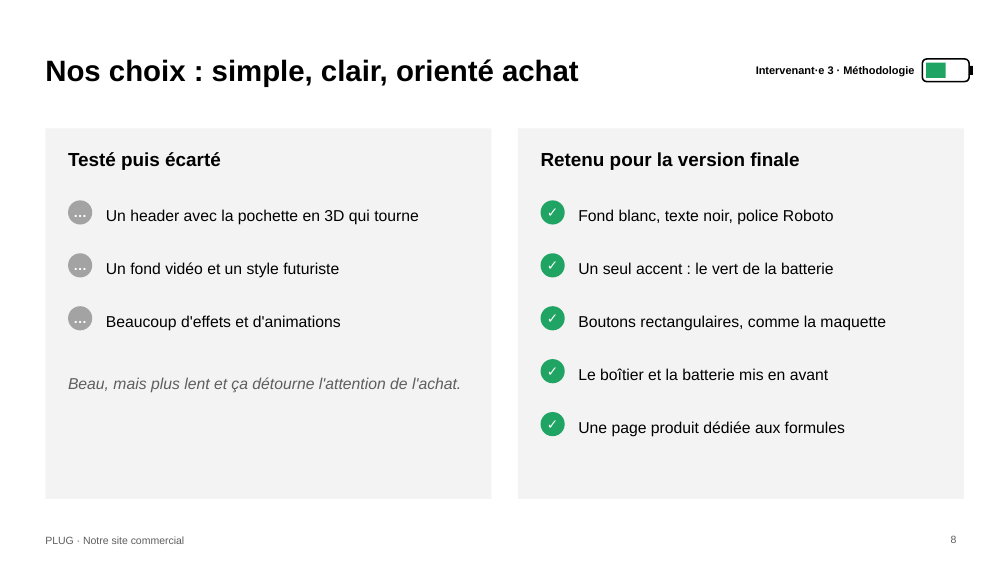
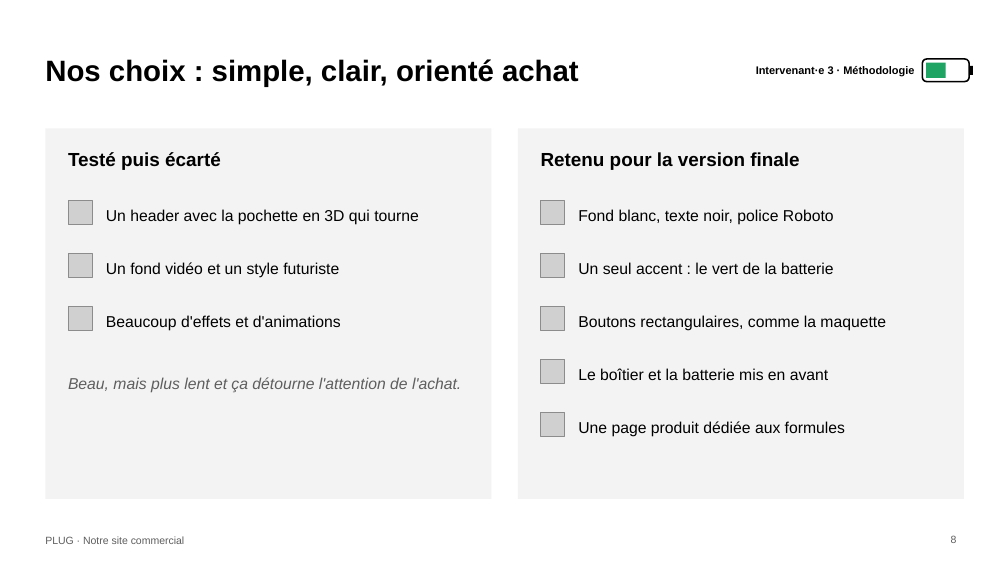
Before and after one commit to saytam19/test, a slide deck: slide 8 of presentation/PLUG_Presentation.pptx. Drawn at 1008x567 pixels with LibreOffice and Linux fonts; fonts in the diff are those of the drawing; grey boxes stand for pictures. Boxes give left, top, right and bottom in pixels: in the first picture for what was removed or moved away, otherwise in the second. Text is boxed around its words. In the diff, an @@ line names an element or a change of style, - is before the commit and + after.

```diff
--- a/presentation/PLUG_Presentation.pptx
+++ b/presentation/PLUG_Presentation.pptx
@@ ellipse removed at (68,200,92,225) @@
@@ text removed at (68,200,92,225) @@
-…
@@ picture added at (68,200,92,225) @@
@@ ellipse removed at (541,200,565,225) @@
@@ text removed at (541,200,565,225) @@
-✓
@@ picture added at (541,200,565,225) @@
@@ ellipse removed at (68,253,92,278) @@
@@ text removed at (68,253,92,278) @@
-…
@@ picture added at (68,253,92,278) @@
@@ ellipse removed at (541,253,565,278) @@
@@ text removed at (541,253,565,278) @@
-✓
@@ picture added at (541,253,565,278) @@
@@ ellipse removed at (68,306,92,330) @@
@@ text removed at (68,306,92,330) @@
-…
@@ picture added at (68,306,92,330) @@
@@ ellipse removed at (541,306,565,330) @@
@@ text removed at (541,306,565,330) @@
-✓
@@ picture added at (541,306,565,330) @@
@@ ellipse removed at (541,359,565,383) @@
@@ text removed at (541,359,565,383) @@
-✓
@@ picture added at (541,359,565,383) @@
@@ ellipse removed at (541,412,565,436) @@
@@ text removed at (541,412,565,436) @@
-✓
@@ picture added at (541,412,565,436) @@
```
Also in this commit, not shown: 8 other slides changed.
